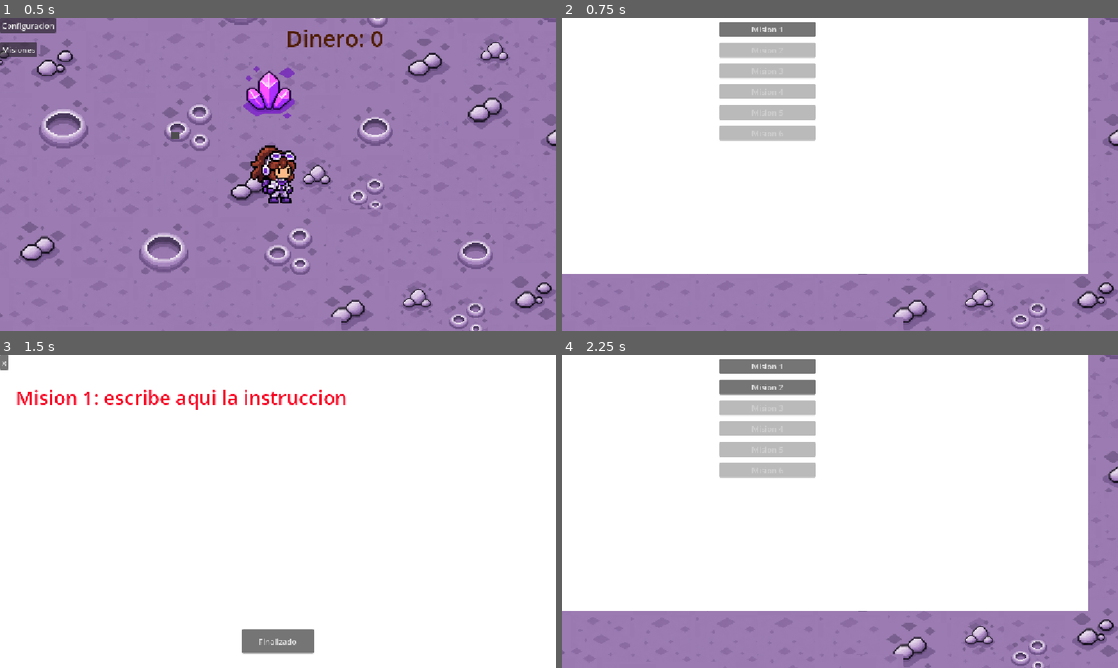
Above: before the commit, frames 1-4 (two rows, left to right).
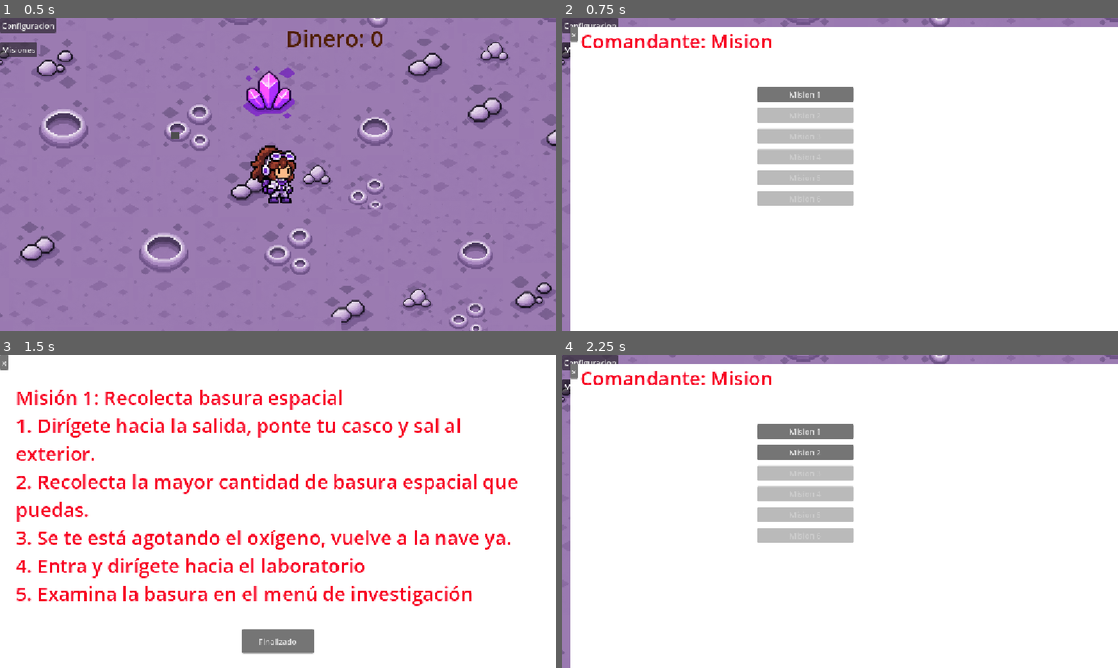
Above: after the commit, the same moments.

Repository: Totoratsu/hackathon-nasa-2026
Game: Godot game, scene res://escenas/luna.tscn
Same seed, same stepped clock (60 frames per second), same inputs: the game is played once before the commit and once after it.
Inputs:
- Up to frame 1 (0.5 s): no input
- Up to frame 2 (0.75 s): click "Misiones" at 0.5 s
- Up to frame 3 (1.5 s): click "Mision 1" at 1.25 s
- Up to frame 4 (2.25 s): click "Finalizado" at 2 s

Frame 1 is identical in both runs. In frame 2, 34% of the frame differs, in the area x 0-100%, y 0-100%; in frame 3, 8.7%; in frame 4, 35%.

Commit message:
asd

Diff:
--- a/escenas/Misiones.tscn
+++ b/escenas/Misiones.tscn
@@ -40,10 +40,10 @@
 anchors_preset = 15
 anchor_right = 1.0
 anchor_bottom = 1.0
-offset_left = -62.0
-offset_top = -117.0
-offset_right = -62.0
-offset_bottom = -117.0
+offset_left = 16.0
+offset_top = 18.0
+offset_right = 16.0
+offset_bottom = 18.0
 grow_horizontal = 2
 grow_vertical = 2
 metadata/_tc_offline_added = true
Not shown, changed: datos/misiones.txt
